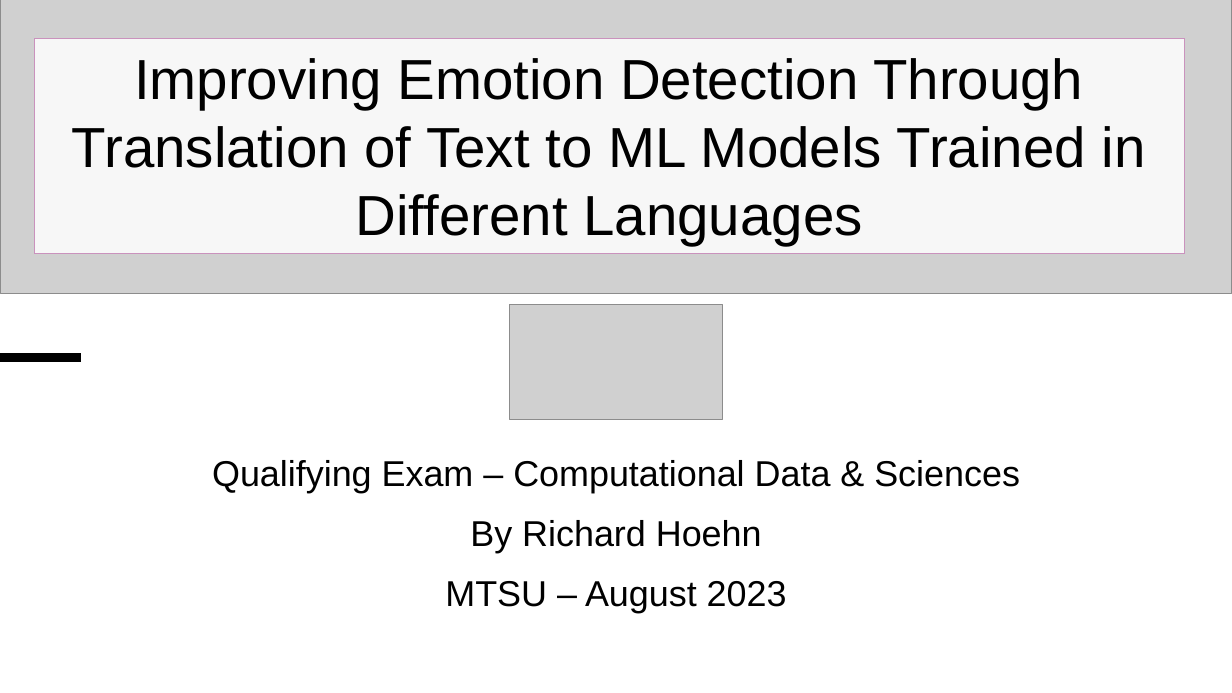
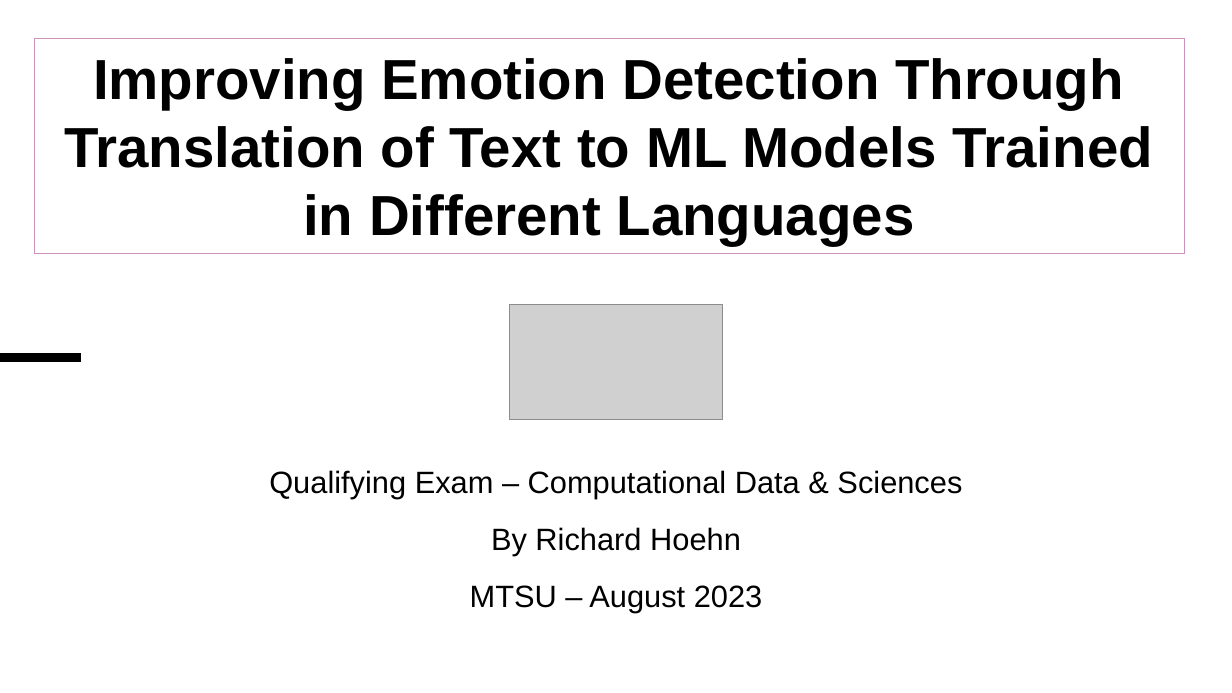
Before and after one commit to richardhoehn/mtsu.coms.qualifying-exam, a slide deck: slide 1 of presentation/COMS_Qualifying_Exam-2023-08-21.pptx. Drawn at 1232x693 pixels with LibreOffice and Linux fonts; fonts in the diff are those of the drawing; grey boxes stand for pictures; background and template pictures are left out. Boxes give left, top, right and bottom in pixels: in the first picture for what was removed or moved away, otherwise in the second. Text is boxed around its words. In the diff, an @@ line names an element or a change of style, - is before the commit and + after.

```diff
--- a/presentation/COMS_Qualifying_Exam-2023-08-21.pptx
+++ b/presentation/COMS_Qualifying_Exam-2023-08-21.pptx
@@ picture removed at [0,0,1232,293] @@
@@ rectangle "Improving Emotion Detection Through Translation ..." at [34,39,1185,253]: bold on @@
@@ subtitle "Qualifying Exam – Computational Data ..." at [269,470,962,613]: size 28 to 24 pt; line spacing 1.1 to 1.2 @@
```
Also in this commit, not shown: 7 other slides changed, 10 other files.
